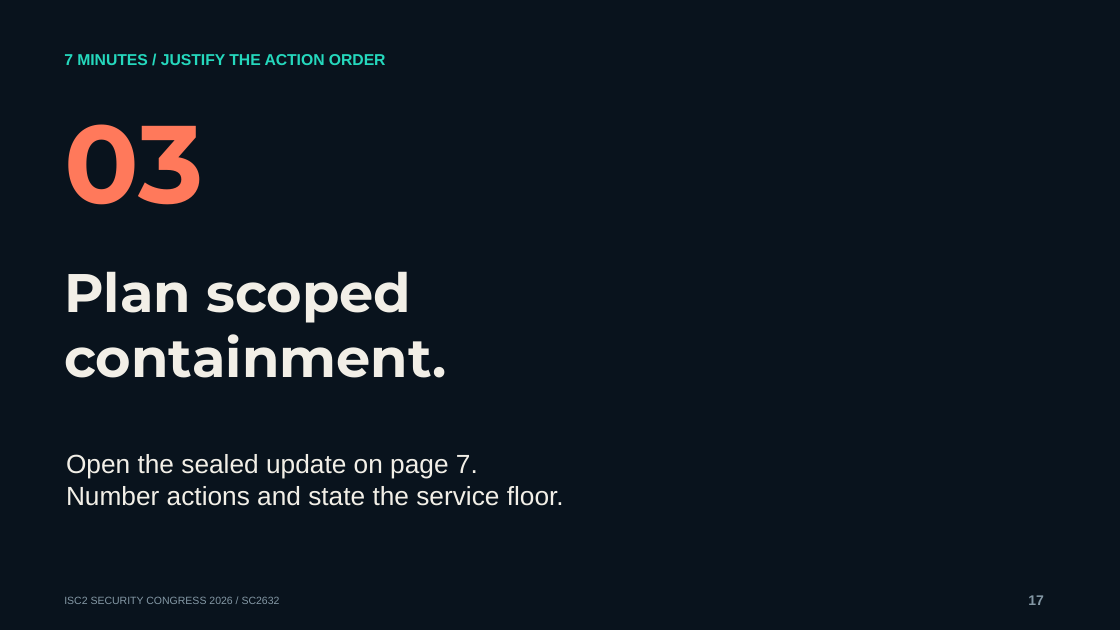
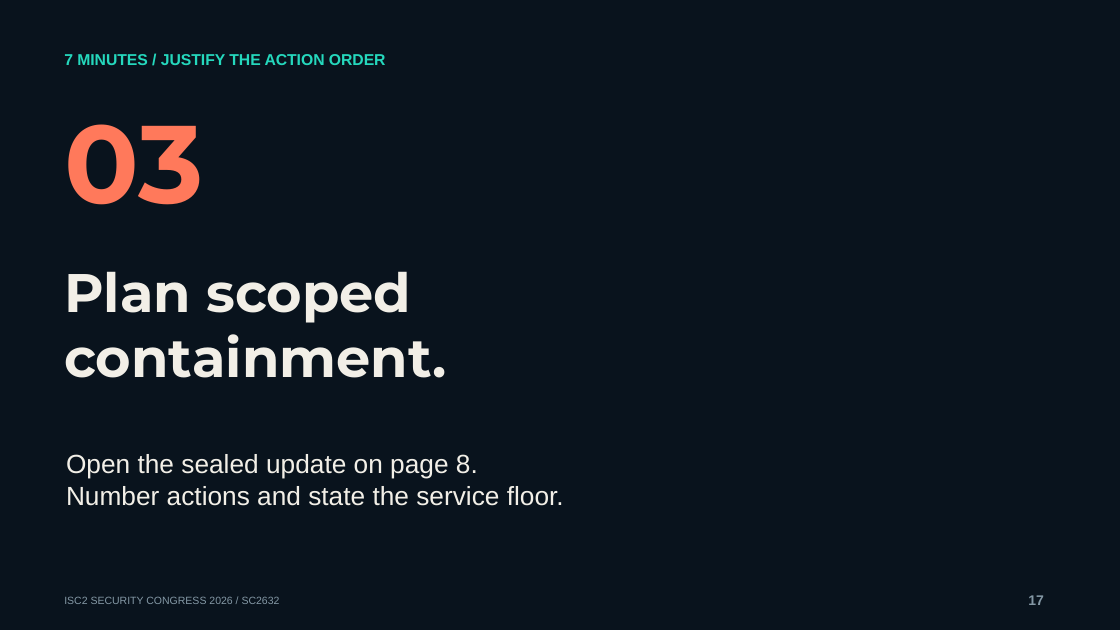
Before and after one commit to mgunjan/sc2632-tabletop, a slide deck: slide 17 of submission/2026-10-13/SC2632-session-four-cases.pptx. Drawn at 1120x630 pixels with LibreOffice and Linux fonts; fonts in the diff are those of the drawing; background and template pictures are left out. Boxes give left, top, right and bottom in pixels: in the first picture for what was removed or moved away, otherwise in the second. Text is boxed around its words. In the diff, an @@ line names an element or a change of style, - is before the commit and + after.

```diff
--- a/submission/2026-10-13/SC2632-session-four-cases.pptx
+++ b/submission/2026-10-13/SC2632-session-four-cases.pptx
@@ text at (x1=66, y1=454, x2=478, y2=479): text changed @@
-Open the sealed update on page 7.
+Open the sealed update on page 8.
```
Also in this commit, not shown: 2 other slides changed, 13 other files.
